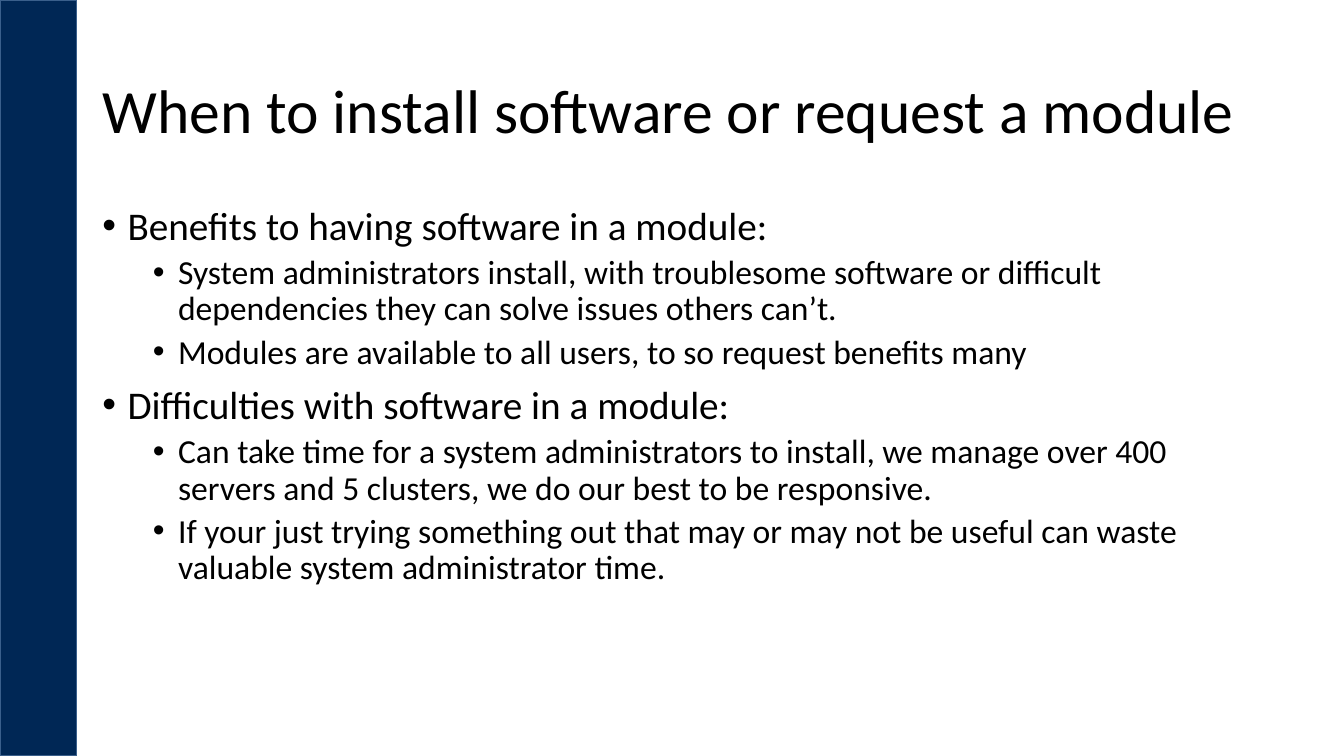
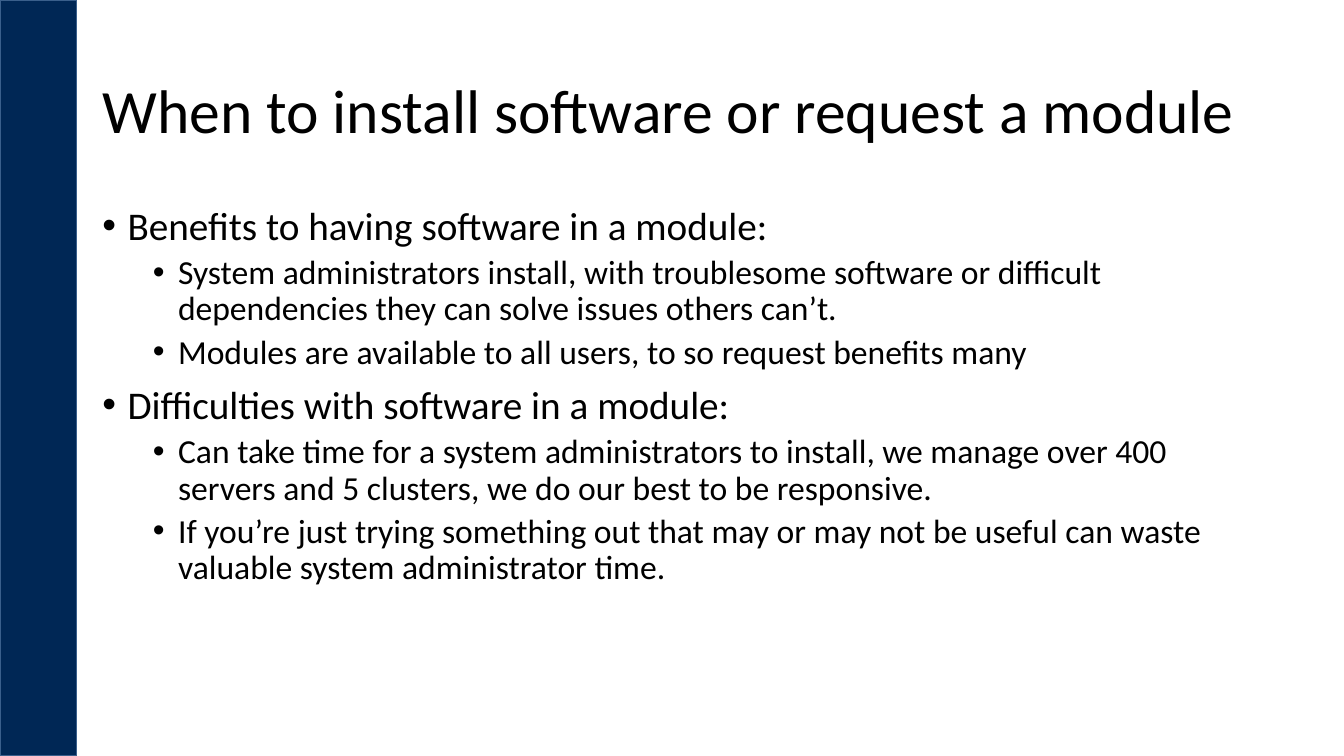
Before and after one commit to ucdavis-bioinformatics-training/A-Primer-on-Using-the-Bioinformatics-Core-Administrated-Servers-and-Cluster-s-, a slide deck: slide 23 of UCDavis-howtocomputing.pptx. Drawn at 1344x756 pixels with LibreOffice and Linux fonts; fonts in the diff are those of the drawing; background and template pictures are left out. Boxes give left, top, right and bottom in pixels: in the first picture for what was removed or moved away, otherwise in the second. Text is boxed around its words. In the diff, an @@ line names an element or a change of style, - is before the commit and + after.

```diff
--- a/UCDavis-howtocomputing.pptx
+++ b/UCDavis-howtocomputing.pptx
@@ text at [178,519,1201,585]: text changed @@
-  • If your just trying something out that may or may not be useful can waste valuable system administrator time.
+  • If you’re just trying something out that may or may not be useful can waste valuable system administrator time.
```
Also in this commit, not shown: 2 other slides changed, 1 other file.
